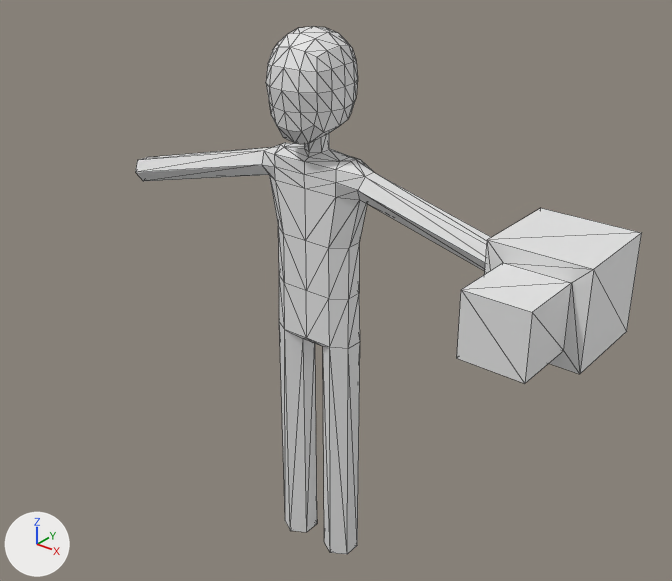
A saved change to the glTF model game/source/character.glb.
Before and after are seen from a 50 mm camera at (2.91, -3.48, 2.45) aimed at (0.09, 0.04, 0.27). The axes (+X, +Y, +Z) are drawn at lower left. The lights are the same throughout. Mesh edges are drawn as thin lines. Vertices at the same position are counted once.
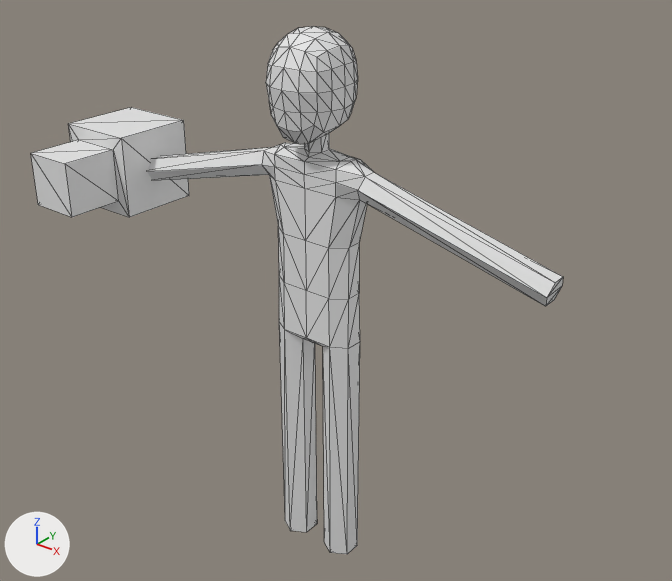
Where the change shows, as pixel boxes (x1, y1, x2, y2) in the pictures (672 x 581 px):
'Cube', mesh moved
    before: (457, 208, 642, 383)
    after: (31, 107, 189, 217)

What the commit changed:
me_cube has 16 vertices, 28 faces and spans x 1.132..1.613, y -0.575..0.24, z 0.449..0.929.
me_cube is used by ob_cube; location (0.0, 0.0, 0.0).
me_cube part 1: the whole mesh is moved by (-2.857, 0.0, 0.0).
